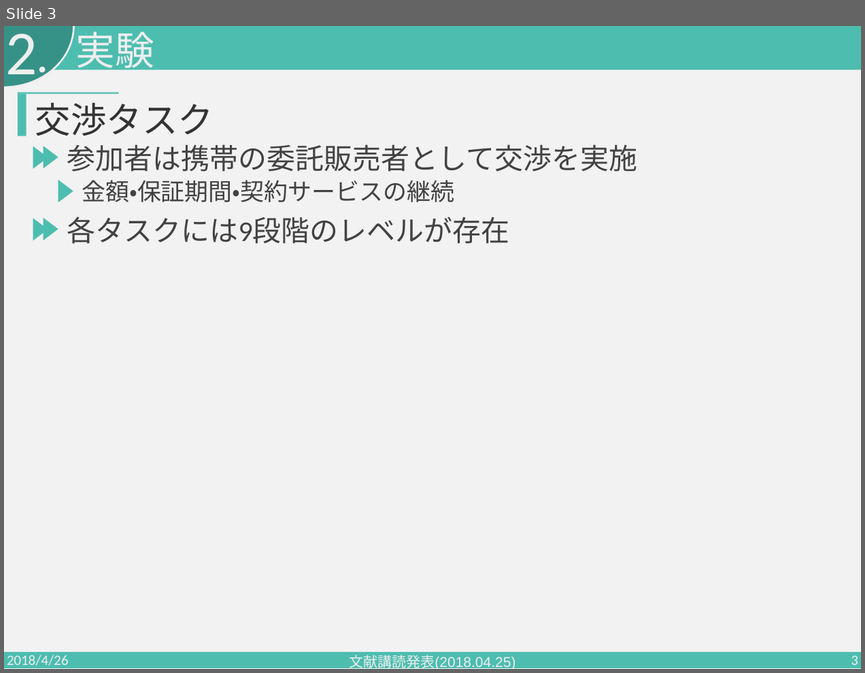
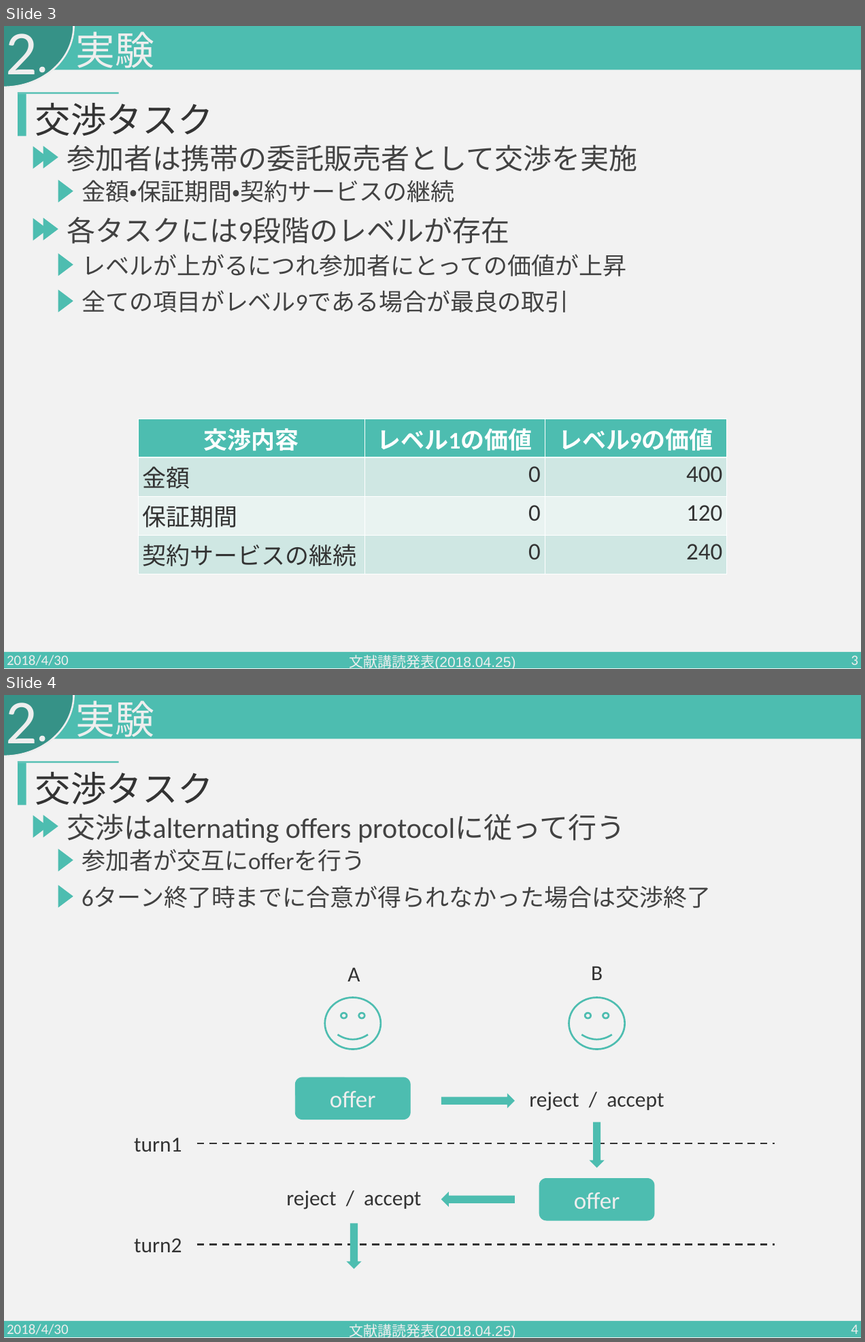
Before and after one commit to PajamaDrive/presentation, a slide deck: presentation_1st.pptx. Shown one above the other, each under a label of ours: slide 3 before the commit, slides 3 and 4 after it. The pictures are 865x673 and 865x1342 pixels, drawn with LibreOffice and Linux fonts; fonts in the diff are those of the drawing. Boxes give left, top, right and bottom in pixels: in the first picture for what was removed or moved away, otherwise in the second. Text is boxed around its words. In the diff, an @@ line names an element or a change of style, - is before the commit and + after.

```diff
--- a/presentation_1st.pptx
+++ b/presentation_1st.pptx
@@ slide 4 added at (4, 695, 861, 1338), background #F2F2F2; not listed: 4 template elements that a slide beside it also shows @@
@@ text added at (6, 702, 37, 758), 105 pt, text #EEEEEE @@
+2
@@ text added at (76, 700, 154, 745), 66 pt, text #EEEEEE @@
+実験
@@ rectangle added at (18, 763, 26, 805), fill #4DBDB0 @@
@@ rectangle added at (18, 762, 119, 763), fill #4DBDB0 @@
@@ text added at (35, 772, 214, 804), 60 pt, text #333333 @@
+交渉タスク
@@ triangle added at (33, 815, 48, 838), fill #4DBDB0 @@
@@ triangle added at (43, 815, 58, 837), fill #4DBDB0 @@
@@ text added at (67, 813, 625, 843), 48 pt, text #424242 @@
+交渉はalternating offers protocolに従って行う
@@ triangle added at (58, 849, 73, 872), fill #4DBDB0 @@
@@ text added at (82, 849, 365, 871), 40 pt, text #424242 @@
+参加者が交互にofferを行う
@@ triangle added at (58, 885, 73, 907), fill #4DBDB0 @@
@@ text added at (82, 886, 711, 908), 40 pt, text #424242 @@
+6ターン終了時までに合意が得られなかった場合は交渉終了
@@ group added at (134, 966, 774, 1269): 6 texts, 4 right arrows, 2 lines, 2 smiley faces, 2 rounded rectangles @@
+offer
+reject / accept
+offer
+reject / accept
+turn1
+turn2
+A
+B
@@ text added at (7, 1323, 69, 1338), 24 pt, text #EEEEEE @@
+2018/4/30
@@ text added at (349, 1323, 515, 1338), 24 pt, text #EEEEEE @@
+文献講読発表(2018.04.25)
@@ page number added at (851, 1324, 858, 1338), 24 pt, text #EEEEEE @@
+4
@@ slide 3 changed as well @@
@@ triangle added at (58, 253, 73, 276), fill #4DBDB0 @@
@@ text added at (82, 254, 626, 276), 40 pt, text #424242 @@
+レベルが上がるにつれ参加者にとっての価値が上昇
@@ triangle added at (58, 289, 73, 312), fill #4DBDB0 @@
@@ text added at (82, 290, 569, 312), 40 pt, text #424242 @@
+全ての項目がレベル9である場合が最良の取引
@@ table added at (138, 418, 727, 569), 4 rows, 3 columns @@
+交渉内容 | レベル1の価値 | レベル9の価値
+金額 | 0 | 400
+保証期間 | 0 | 120
+契約サービスの継続 | 0 | 240
@@ text at (7, 654, 69, 669): text changed @@
-2018/4/26
+2018/4/30
```
Also in this commit, not shown: 4 other slides changed, 6 other slides added.
